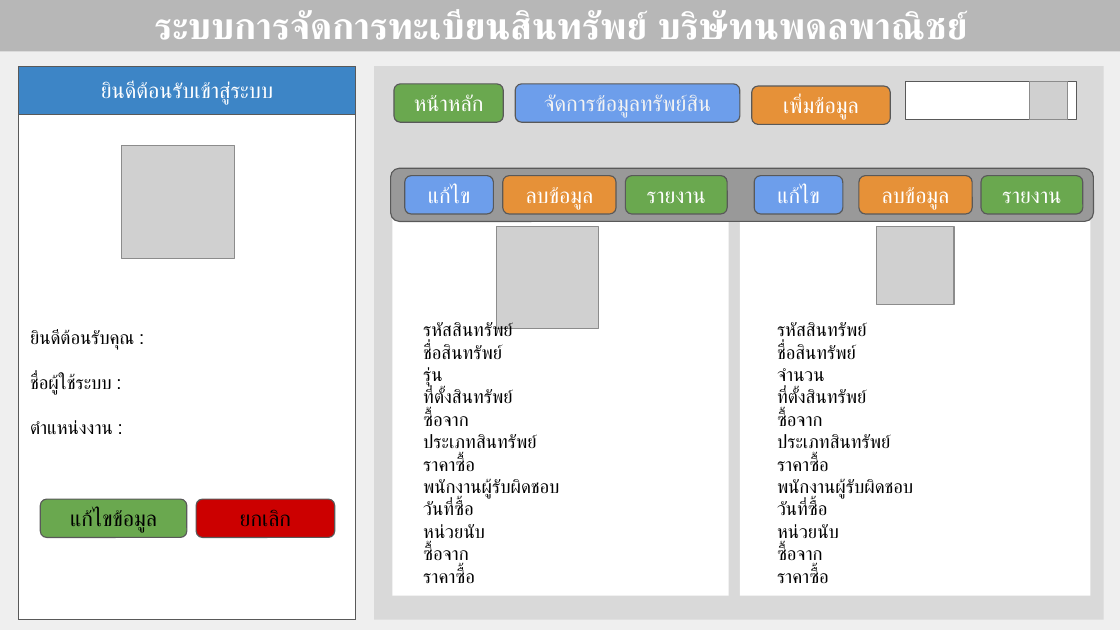
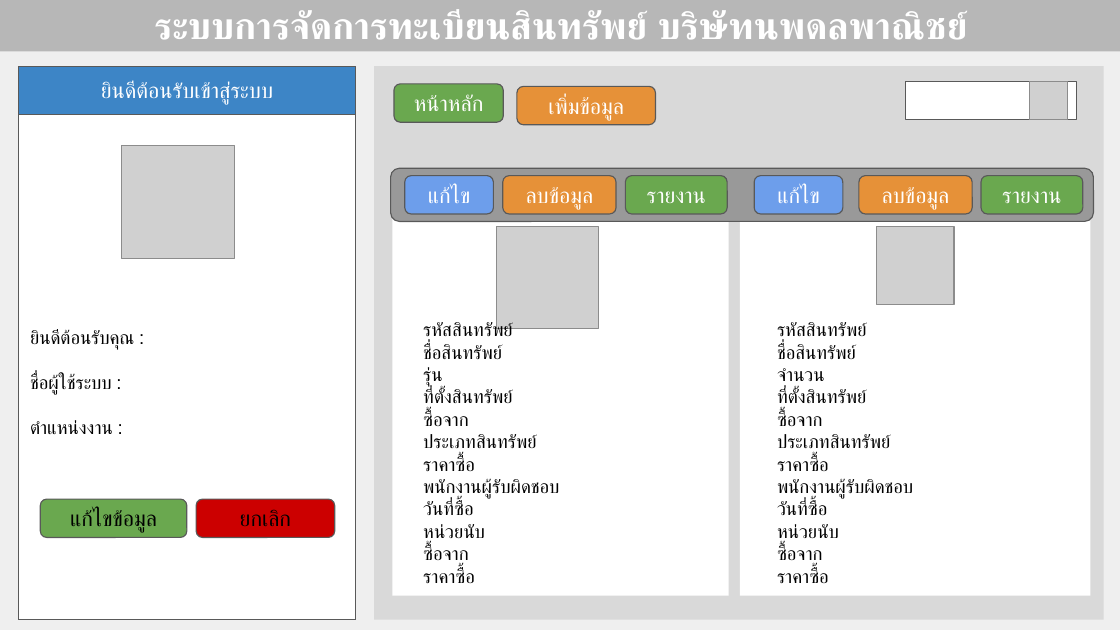
Before and after one commit to itnopadol/Program_asset_register, a slide deck: slide 6 of ออกแบบโปรเจคทะเบียนสินทรัพย์.pptx. Drawn at 1120x630 pixels with LibreOffice and Linux fonts; fonts in the diff are those of the drawing; grey boxes stand for pictures. Boxes give left, top, right and bottom in pixels: in the first picture for what was removed or moved away, otherwise in the second. Text is boxed around its words. In the diff, an @@ line names an element or a change of style, - is before the commit and + after.

```diff
--- a/ออกแบบโปรเจคทะเบียนสินทรัพย์.pptx
+++ b/ออกแบบโปรเจคทะเบียนสินทรัพย์.pptx
@@ rounded rectangle removed at [515, 84, 740, 122] @@
-จัดการข้อมูลทรัพย์สิน
@@ rounded rectangle "เพิ่มข้อมูล": place and size @@
-rounded rectangle "เพิ่มข้อมูล" at [752, 86, 890, 124]
+rounded rectangle "เพิ่มข้อมูล" at [517, 86, 656, 124]
```
Also in this commit, not shown: 7 other slides changed, 4 slides added.
